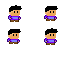
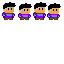
Layers edited between the first and the second w=64, h=64 image:
painted on "Paint Layer 4" over [44, 3, 61, 45]
painted on "Paint Layer 3" over [7, 2, 47, 44]
painted on "Paint Layer 2" over [18, 3, 58, 21]
painted on "Paint Layer 1" over [2, 2, 22, 22]
